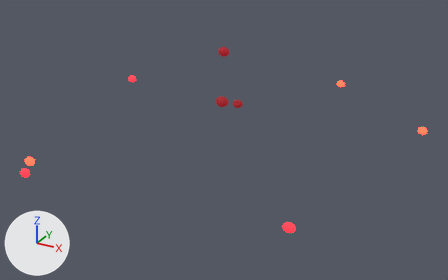
One commit to the glTF model SanguoSLG.Game/assets/models/effect-peerless-red-cloud.glb: the scene before it, then after it.
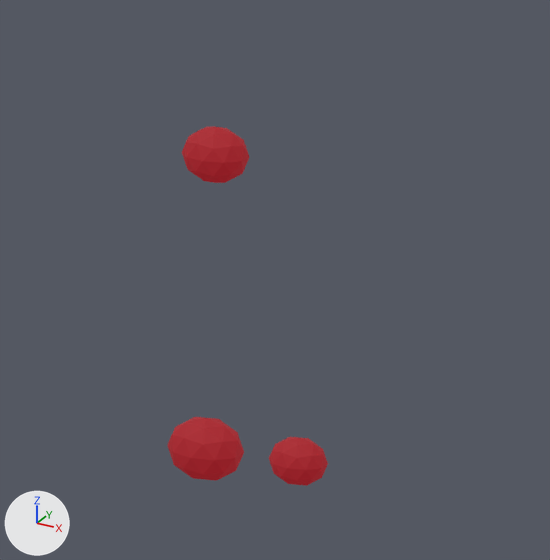
The first picture shows the older version from a 50 mm camera at (0.31, -0.543, 0.379) aimed at (0.015, -0.006, 0.111). The close-ups show the older and then the newer version on the part from 42% to 63% of the width and 9% to 43% of the height of that picture. Only the edits that show in the close-ups are written down. Lighting does not change. The marker at lower left points along +X, +Y and +Z. Where no turn or scale is listed for an object, it has been applied to the vertices.

Names of what the first close-up shows: 'CloudLobe_3', 'CloudLobe_6', 'CloudLobe_9'.
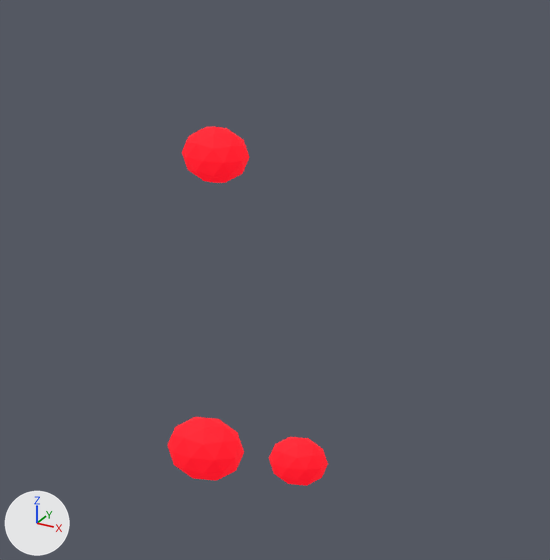
What the commit changed:
In material 'PeerlessDark' (mat_peerlessdark), emission_color goes from (0.216, 0.0048, 0.0096) (red #800f19) to (0.816, 0.0024, 0.0144) (red #e90820).

Boxes [x1, y1, x2, y2] around the edits, measured in the close-ups (550 x 560 px):
'CloudLobe_6', recoloured (lighter): [167, 417, 244, 481] in both
'CloudLobe_9', recoloured (lighter): [182, 126, 249, 183] in both
'CloudLobe_3', recoloured (lighter): [269, 437, 328, 486] in both
